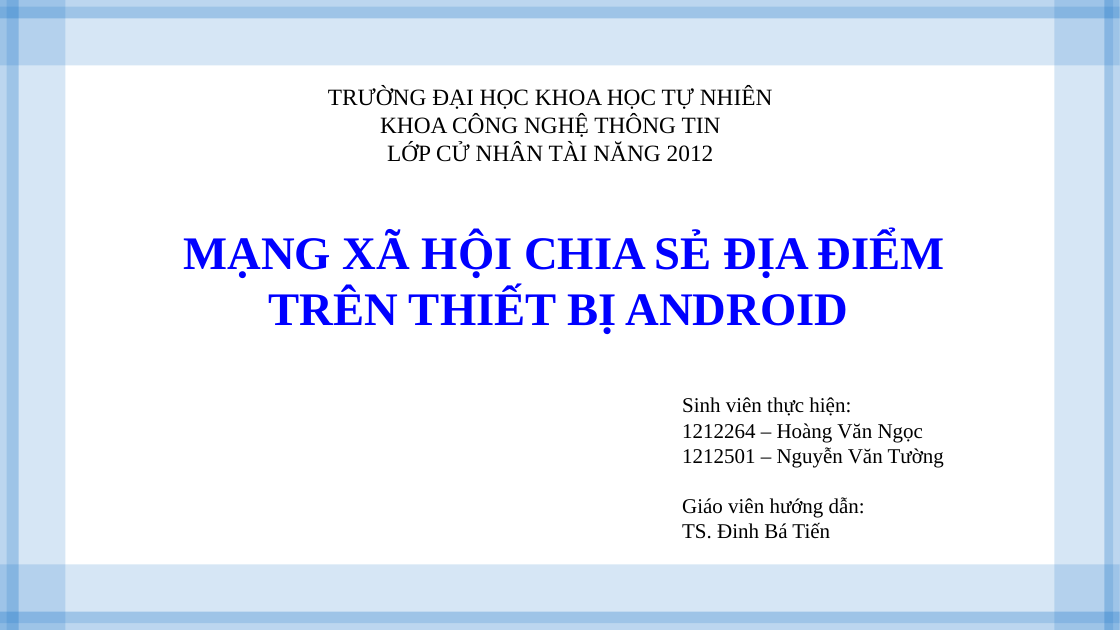
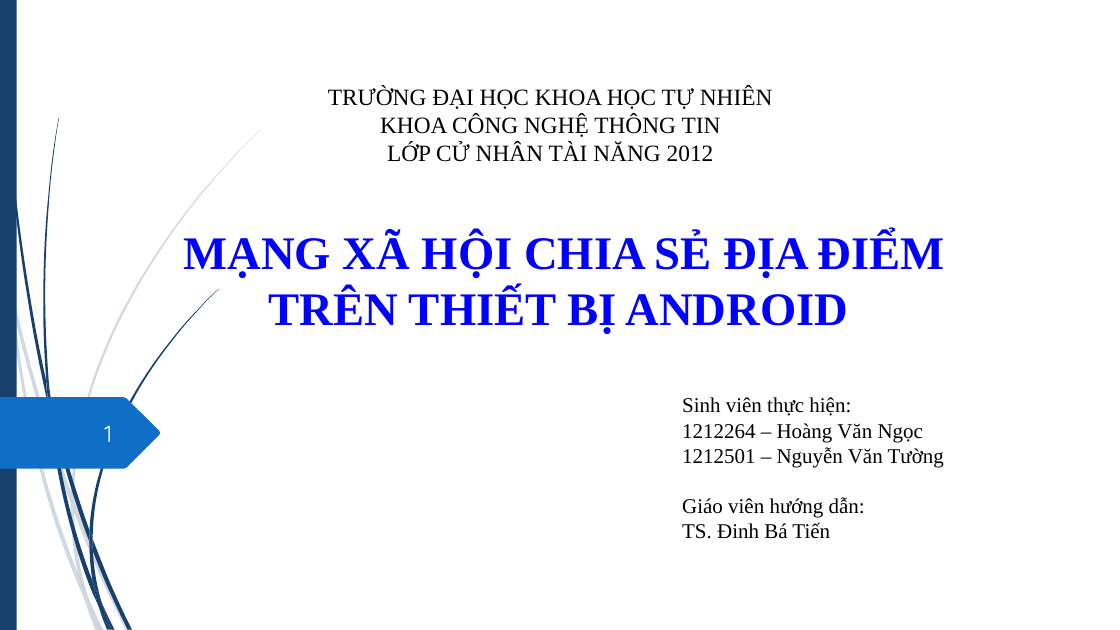
Before and after one commit to hvngoc/Presentation, a slide deck: slide 1 of slide 2.pptx. Drawn at 1120x630 pixels with LibreOffice and Linux fonts; fonts in the diff are those of the drawing. Boxes give left, top, right and bottom in pixels: in the first picture for what was removed or moved away, otherwise in the second. Text is boxed around its words. In the diff, an @@ line names an element or a change of style, - is before the commit and + after.

```diff
--- a/slide 2.pptx
+++ b/slide 2.pptx
@@ rectangle at box(0, 0, 17, 630): fill #0F6FC6 at 28% opacity to #17406D; mirrored @@
@@ rectangle removed at box(0, 7, 1120, 66) @@
@@ rectangle removed at box(0, 0, 1120, 18) @@
@@ rectangle removed at box(7, 0, 66, 630) @@
@@ rectangle removed at box(1054, 0, 1113, 630) @@
@@ rectangle removed at box(1105, 0, 1120, 630) @@
@@ freeform shape added at box(0, 397, 160, 469), fill #0F6FC6 @@
@@ page number added at box(104, 425, 112, 442), 20 pt, text #FEFFFF @@
+1
@@ rectangle removed at box(0, 565, 1120, 623) @@
@@ group added at box(0, 129, 262, 630): 10 freeform shapes @@
@@ group added at box(3, 0, 218, 630): 12 freeform shapes @@
@@ rectangle removed at box(0, 612, 1120, 630) @@
```
Also in this commit, not shown: 9 other slides changed, 3 slides added.
